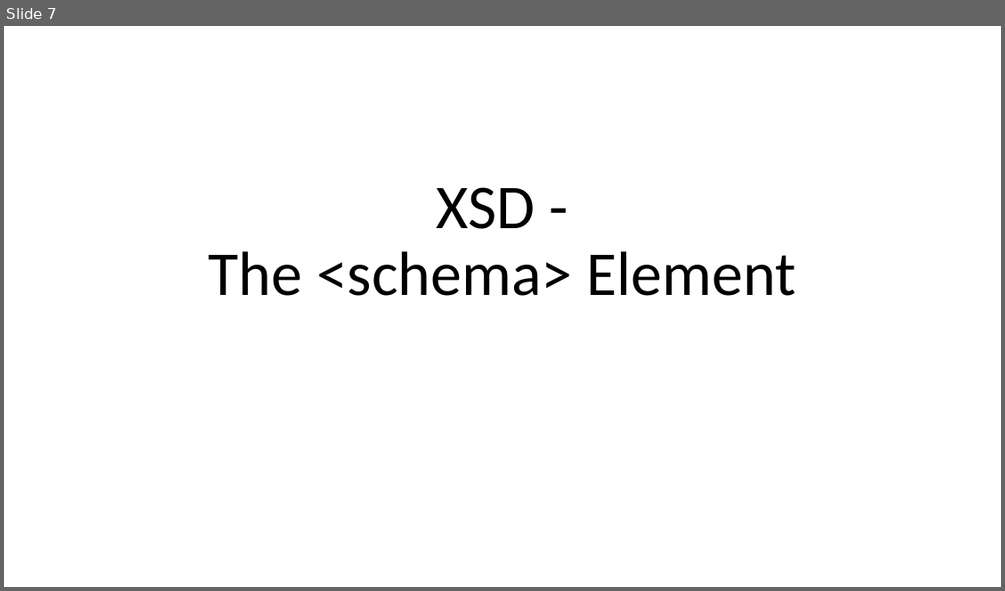
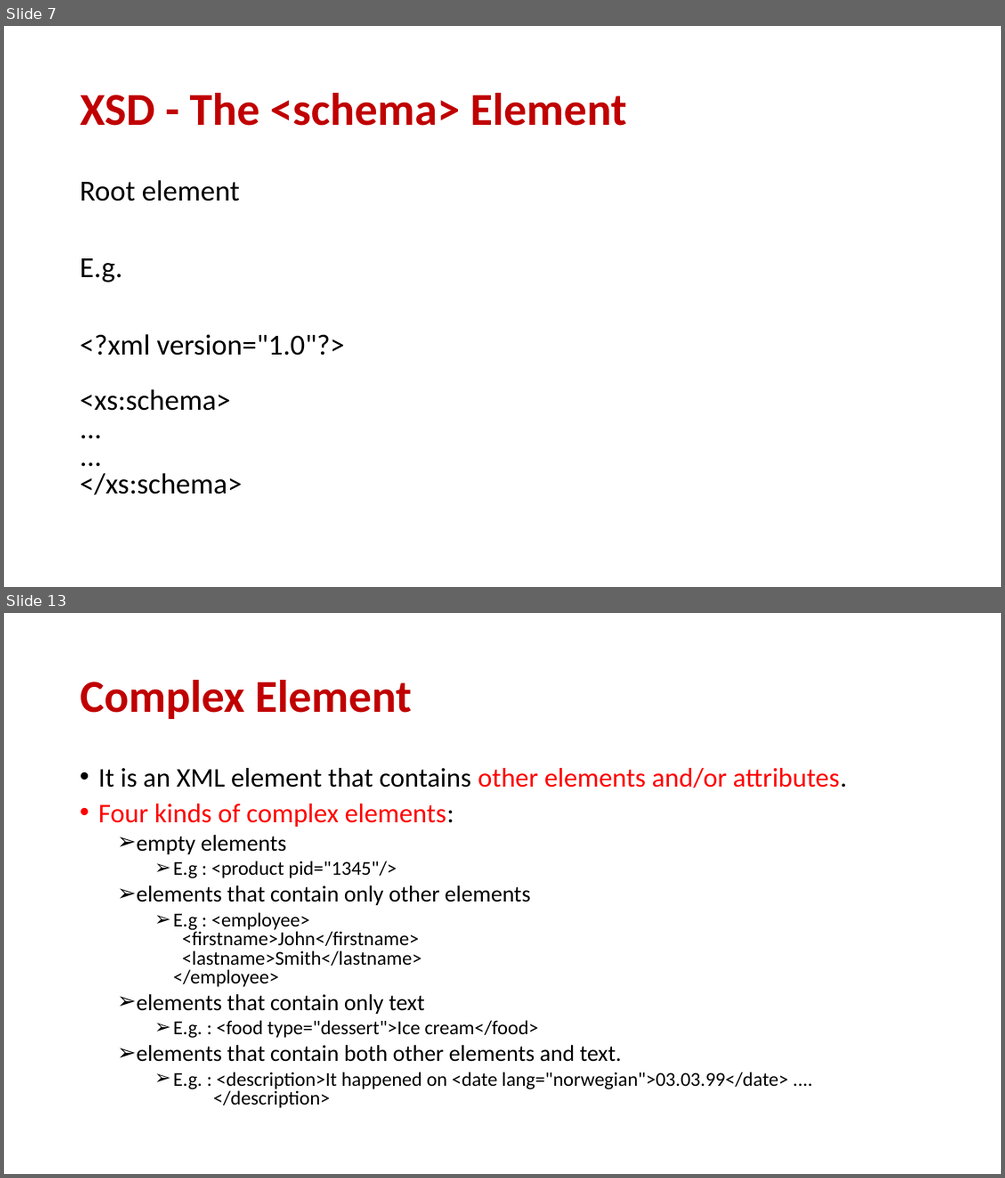
Before and after one commit to donkhan/msc, a slide deck: WebTechnology/XML/Lect_2_XML_Schema.ppt. Shown one above the other, each under a label of ours: slide 7 before the commit, slides 7 and 13 after it; the slides between them are not shown. The pictures are 1005x591 and 1005x1178 pixels, drawn with LibreOffice and Linux fonts; fonts in the diff are those of the drawing. Boxes give left, top, right and bottom in pixels: in the first picture for what was removed or moved away, otherwise in the second. Text is boxed around its words. In the diff, an @@ line names an element or a change of style, - is before the commit and + after.

```diff
--- a/WebTechnology/XML/Lect_2_XML_Schema.ppt
+++ b/WebTechnology/XML/Lect_2_XML_Schema.ppt
@@ slide 13 added at (4,613,1001,1174), background #FFFFFF @@
@@ title added at (80,680,412,719), 44 pt, text #C00000, bold @@
+Complex Element
@@ text added at (98,768,847,1108), 19 pt, text #000000 @@
+• It is an XML element that contains other elements and/or attributes.
+• Four kinds of complex elements:
+  ➢ empty elements
+    ➢ E.g : <product pid="1345"/>
+  ➢ elements that contain only other elements
+    ➢ E.g : <employee>
+      <firstname>John</firstname>
+      <lastname>Smith</lastname>
+      </employee>
+  ➢ elements that contain only text
+    ➢ E.g. : <food type="dessert">Ice cream</food>
+  ➢ elements that contain both other elements and text.
+    ➢ E.g. : <description>It happened on <date lang="norwegian">03.03.99</date> ....
+      </description>
@@ slide 7 changed as well @@
@@ title "XSD - The <schema> Element": place and size @@
-title "XSD - The <schema> Element" at (209,187,796,296)
+title "XSD - The <schema> Element" at (80,93,627,126)
@@ title "XSD - The <schema> Element" at (80,93,627,126): size 60 to 44 pt, text colour #000000 to #C00000, bold on; alignment centre to left; vertical alignment bottom to middle @@
@@ text added at (80,180,345,495), 28 pt, text #000000 @@
+Root element
+E.g.
+<?xml version="1.0"?>
+<xs:schema>
+...
+...
+</xs:schema>
```
Also in this commit, not shown: 17 other slides changed, 18 other slides added, 19 slides removed.
